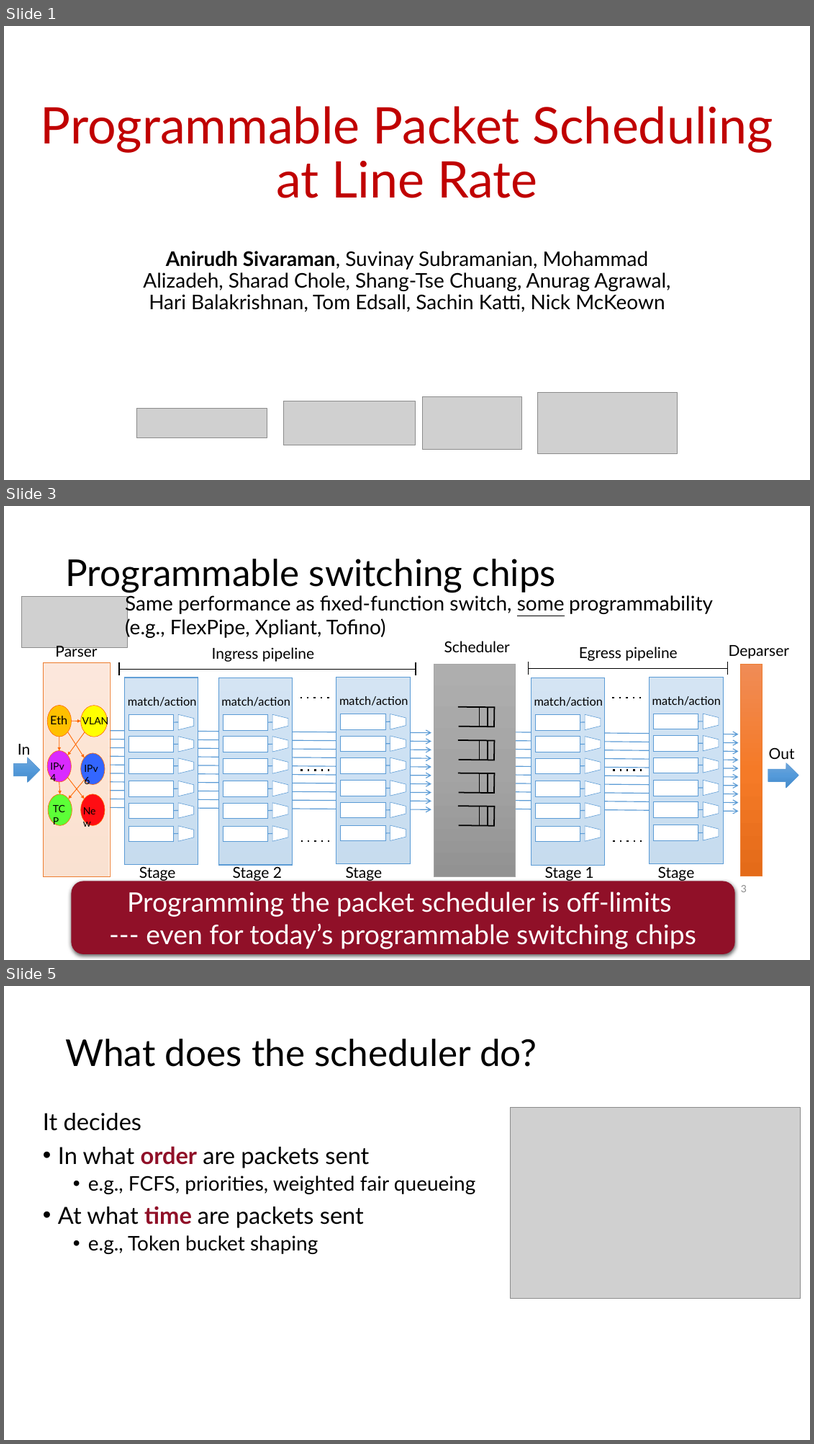
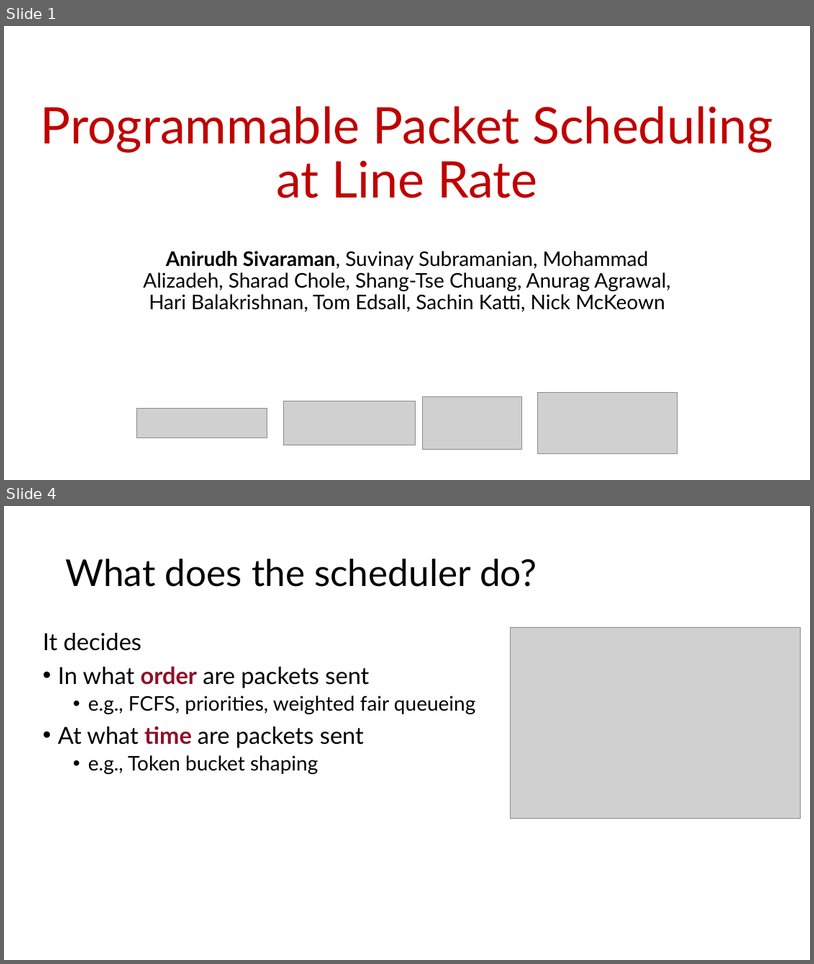
Before and after one commit to anirudhSK/pifo-domino-marple-ppts, a slide deck: pifo_sigcomm.pptx. Shown one above the other, each under a label of ours: slides 1, 3 and 5 before the commit, slides 1 and 4 after it; the slides between them are not shown. The pictures are 814x1444 and 814x964 pixels, drawn with LibreOffice and Linux fonts; fonts in the diff are those of the drawing; grey boxes stand for pictures. Boxes give left, top, right and bottom in pixels: in the first picture for what was removed or moved away, otherwise in the second. Text is boxed around its words. In the diff, an @@ line names an element or a change of style, - is before the commit and + after.

```diff
--- a/pifo_sigcomm.pptx
+++ b/pifo_sigcomm.pptx
@@ slide 3 removed at (4, 506, 810, 960), background #FFFFFF @@
@@ title removed at (65, 559, 556, 592) @@
-Programmable switching chips
@@ picture removed at (21, 597, 128, 648) @@
@@ text removed at (125, 595, 713, 638) @@
-Same performance as fixed-function switch, some programmability
-(e.g., FlexPipe, Xpliant, Tofino)
@@ group removed at (13, 641, 800, 876): 24 lines, 20 arrows, 8 rectangles, 7 texts, 4 freeform shapes, 2 right arrows @@
-In
-Scheduler
-Out
-Parser
-Deparser
-Ingress pipeline
-Egress pipeline
@@ group removed at (44, 662, 110, 876): 7 arrows, 6 ellipses, 6 texts, 1 rectangle @@
-TCP
-New
-IPv4
-IPv6
-VLAN
-Eth
@@ group removed at (125, 677, 198, 899): 7 rectangles, 6 trapezoids, 6 lines, 2 texts @@
-match/action
-Stage 1
@@ group removed at (219, 677, 293, 880): 7 rectangles, 6 trapezoids, 6 lines, 2 texts @@
-match/action
-Stage 2
@@ group removed at (337, 677, 411, 899): 7 rectangles, 6 trapezoids, 6 lines, 2 texts @@
-match/action
-Stage 16
@@ group removed at (532, 677, 605, 880): 7 rectangles, 6 trapezoids, 6 lines, 2 texts @@
-match/action
-Stage 1
@@ group removed at (650, 677, 723, 899): 7 rectangles, 6 trapezoids, 6 lines, 2 texts @@
-match/action
-Stage 16
@@ rounded rectangle removed at (71, 881, 736, 955) @@
-Programming the packet scheduler is off-limits
---- even for today’s programmable switching chips
@@ page number removed at (741, 885, 747, 892) @@
-3
@@ what was slide 5 is now slide 4 @@
```
Also in this commit, not shown: 2 slides changed, 2 slides added, 2 other slides removed.
